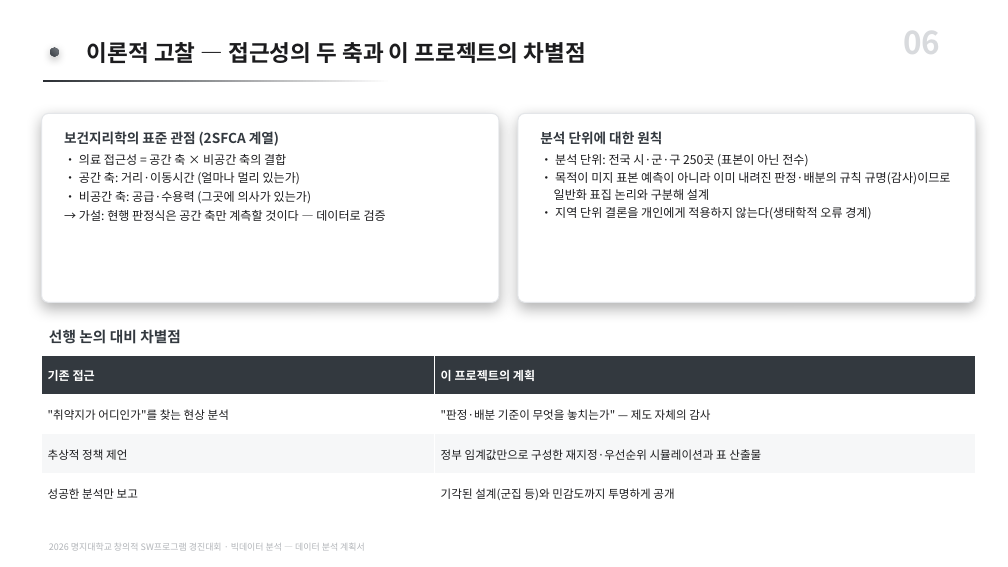
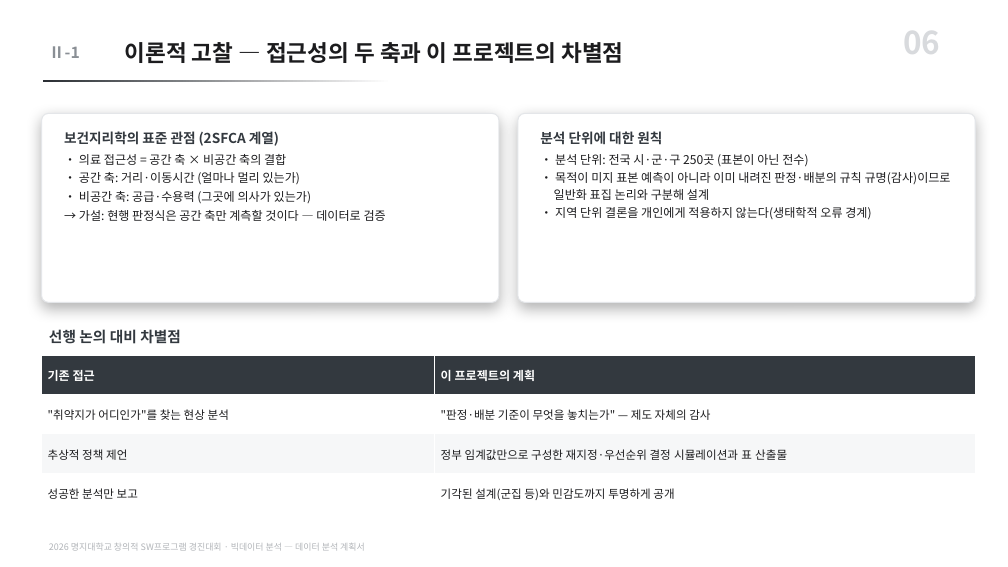
Before and after one commit to karvvan/maternity-care-policy-audit, a slide deck: slide 6 of 04_제출물/데이터분석_계획서.pptx. Drawn at 1008x567 pixels with LibreOffice and Linux fonts; fonts in the diff are those of the drawing. Boxes give left, top, right and bottom in pixels: in the first picture for what was removed or moved away, otherwise in the second. Text is boxed around its words. In the diff, an @@ line names an element or a change of style, - is before the commit and + after.

```diff
--- a/04_제출물/데이터분석_계획서.pptx
+++ b/04_제출물/데이터분석_계획서.pptx
@@ text "이론적 고찰 — 접근성의 두 ..." moved from (x1=87, y1=42, x2=586, y2=63) to (x1=125, y1=42, x2=623, y2=63) @@
@@ text added at (x1=49, y1=46, x2=80, y2=58), 15 pt, text #8A8F95, bold @@
+Ⅱ-1
@@ rounded rectangle removed at (x1=50, y1=48, x2=58, y2=56) @@
@@ table at (x1=42, y1=355, x2=975, y2=513) @@
-row 3, column 2: 정부 임계값만으로 구성한 재지정·우선순위 시뮬레이션과 표 산출물
+row 3, column 2: 정부 임계값만으로 구성한 재지정·우선순위 결정 시뮬레이션과 표 산출물
```
Also in this commit, not shown: 11 other slides changed, 5 other files.
